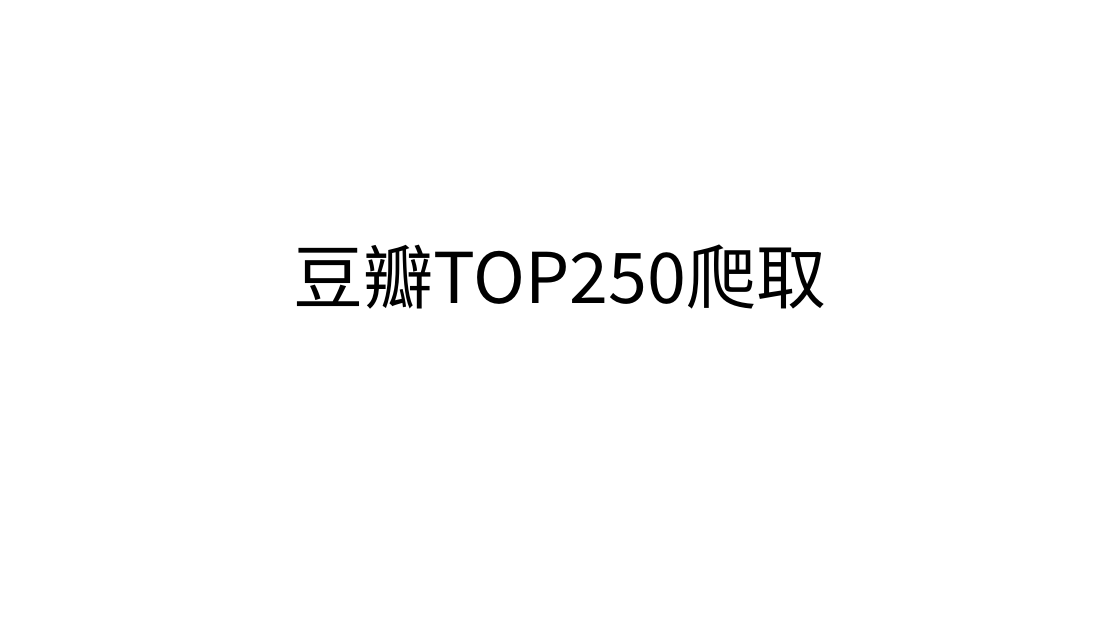
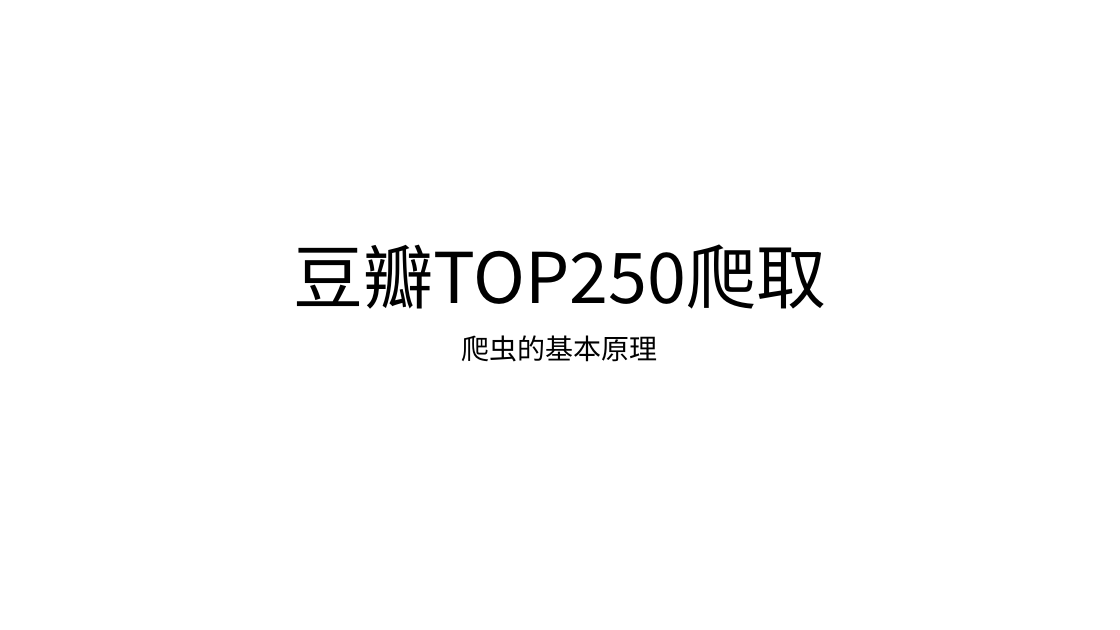
Before and after one commit to linwxin/manman, a slide deck: slide 1 of douban/豆瓣爬取.pptx. Drawn at 1120x630 pixels with LibreOffice and Linux fonts; fonts in the diff are those of the drawing. Boxes give left, top, right and bottom in pixels: in the first picture for what was removed or moved away, otherwise in the second. Text is boxed around its words. In the diff, an @@ line names an element or a change of style, - is before the commit and + after.

```diff
--- a/douban/豆瓣爬取.pptx
+++ b/douban/豆瓣爬取.pptx
@@ subtitle added at (x1=462, y1=335, x2=658, y2=362), 24 pt, text #000000 @@
+爬虫的基本原理
```
Also in this commit, not shown: 1 other slide changed, 2 slides added, 5 other files.
